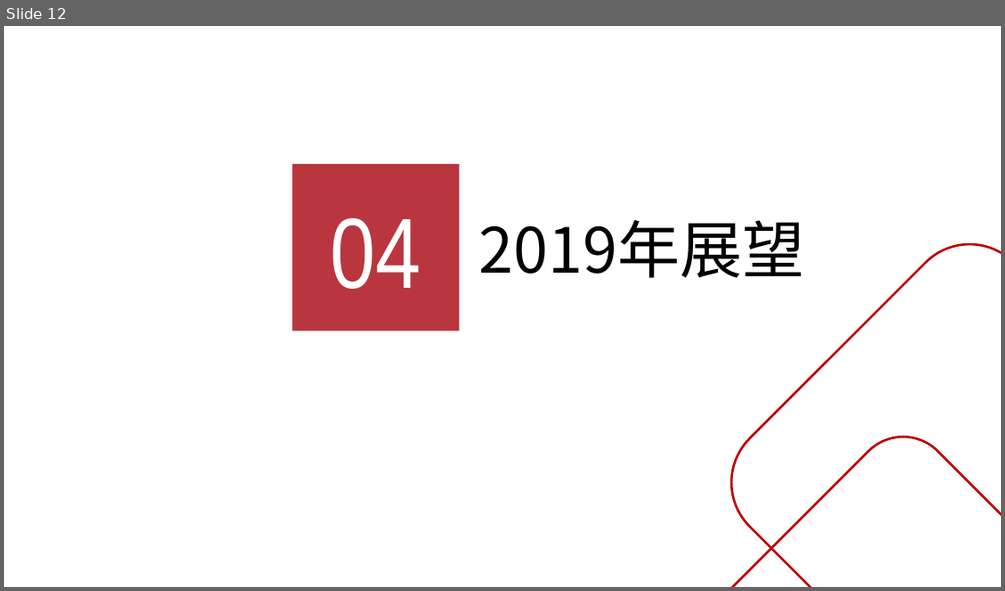
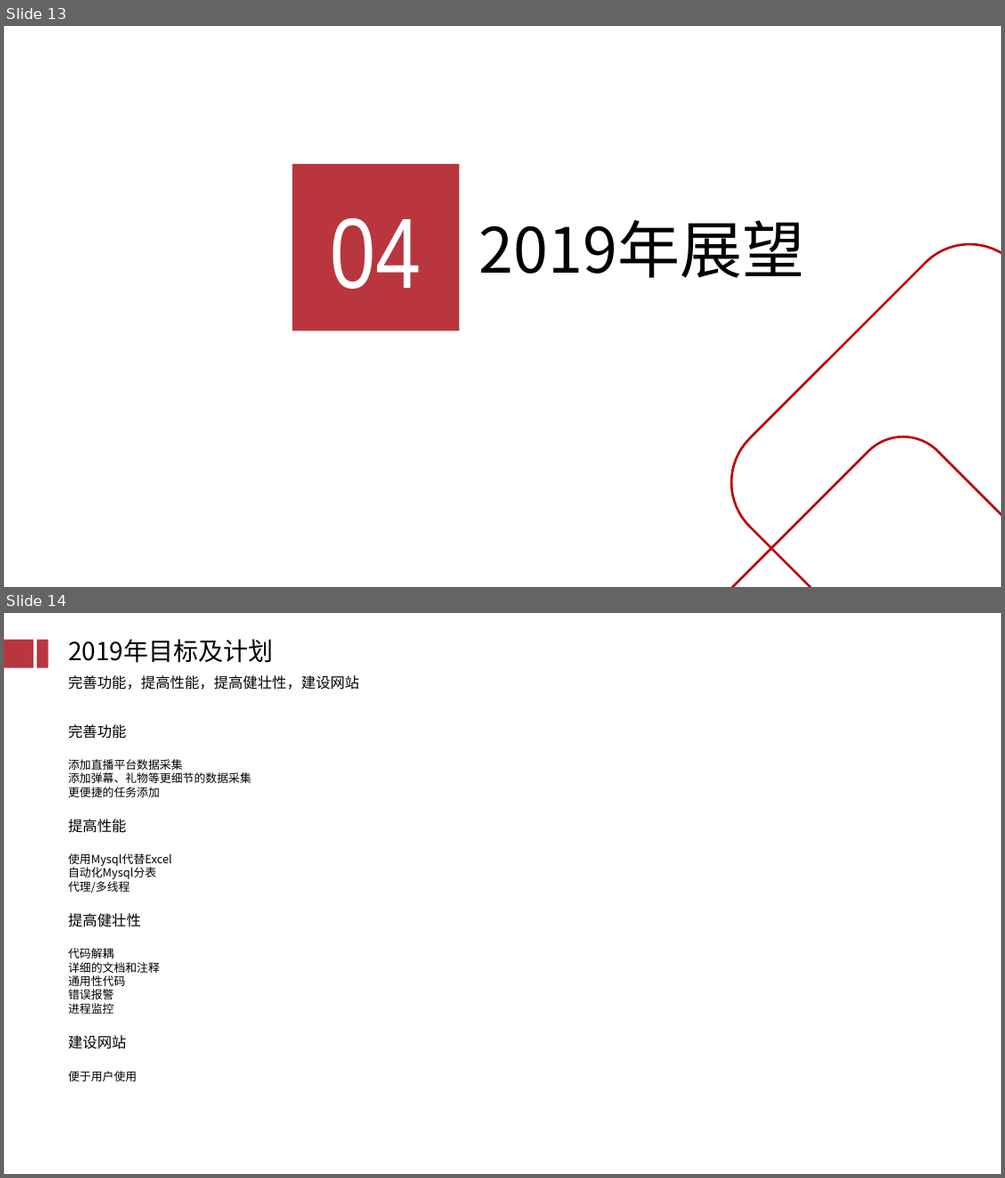
Before and after one commit to GuoXinjian/Python, a slide deck: KTS结案_V0.1.pptx. Shown one above the other, each under a label of ours: slide 12 before the commit, slides 13 and 14 after it. The pictures are 1005x591 and 1005x1178 pixels, drawn with LibreOffice and Linux fonts; fonts in the diff are those of the drawing; background and template pictures are left out. Boxes give left, top, right and bottom in pixels: in the first picture for what was removed or moved away, otherwise in the second. Text is boxed around its words. In the diff, an @@ line names an element or a change of style, - is before the commit and + after.

```diff
--- a/KTS结案_V0.1.pptx
+++ b/KTS结案_V0.1.pptx
@@ slide 14 added at (4, 613, 1001, 1174), background #FFFFFF @@
@@ rectangle added at (4, 639, 33, 667), fill #B9363F @@
@@ rectangle added at (37, 639, 48, 667), fill #B9363F @@
@@ text added at (68, 639, 273, 663), 24 pt, text #000000 @@
+2019年目标及计划
@@ text added at (68, 675, 359, 690), 14 pt, text #000000 @@
+完善功能，提高性能，提高健壮性，建设网站
@@ text added at (68, 724, 126, 738), 14 pt, text #000000 @@
+完善功能
@@ text added at (68, 759, 251, 797), 11 pt, text #000000 @@
+添加直播平台数据采集
+添加弹幕、礼物等更细节的数据采集
+更便捷的任务添加
@@ text added at (68, 819, 126, 833), 14 pt, text #000000 @@
+提高性能
@@ text added at (68, 853, 172, 893), 11 pt, text #000000 @@
+使用Mysql代替Excel
+自动化Mysql分表
+代理/多线程
@@ text added at (68, 913, 141, 927), 14 pt, text #000000 @@
+提高健壮性
@@ text added at (68, 948, 160, 1013), 11 pt, text #000000 @@
+代码解耦
+详细的文档和注释
+通用性代码
+错误报警
+进程监控
@@ text added at (68, 1035, 126, 1049), 14 pt, text #000000 @@
+建设网站
@@ text added at (68, 1070, 137, 1081), 11 pt, text #000000 @@
+便于用户使用
@@ what was slide 12 is now slide 13 @@
```
Also in this commit, not shown: 3 slides changed, 6 other slides added, 7 slides removed.
